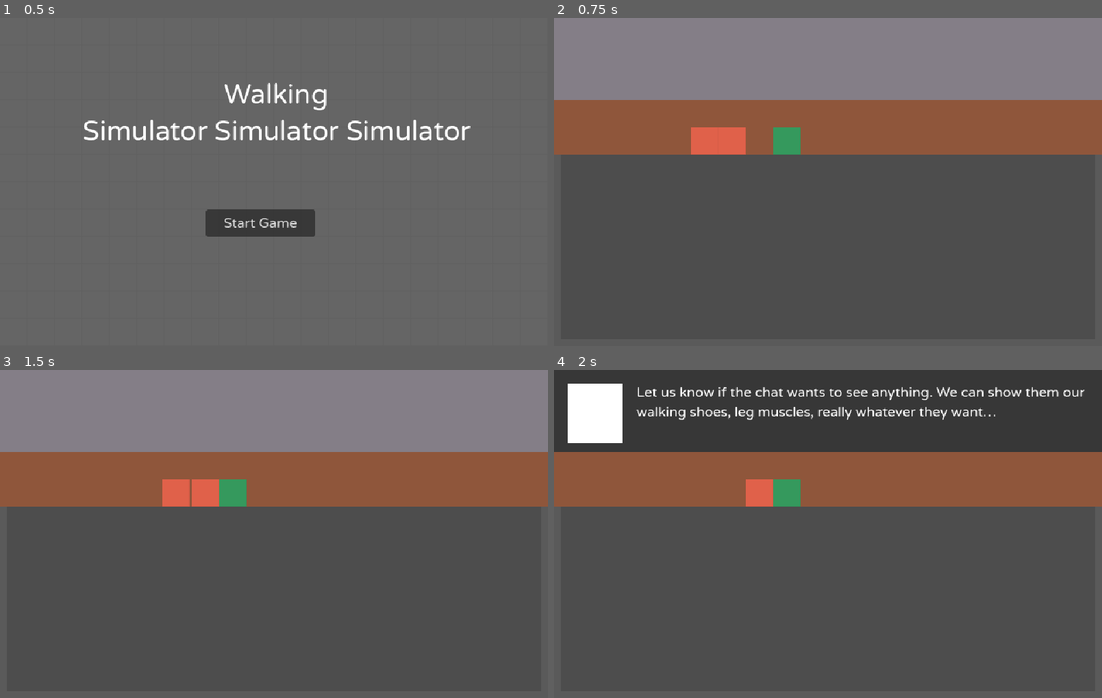
Above: before the commit, frames 1-4 (two rows, left to right).
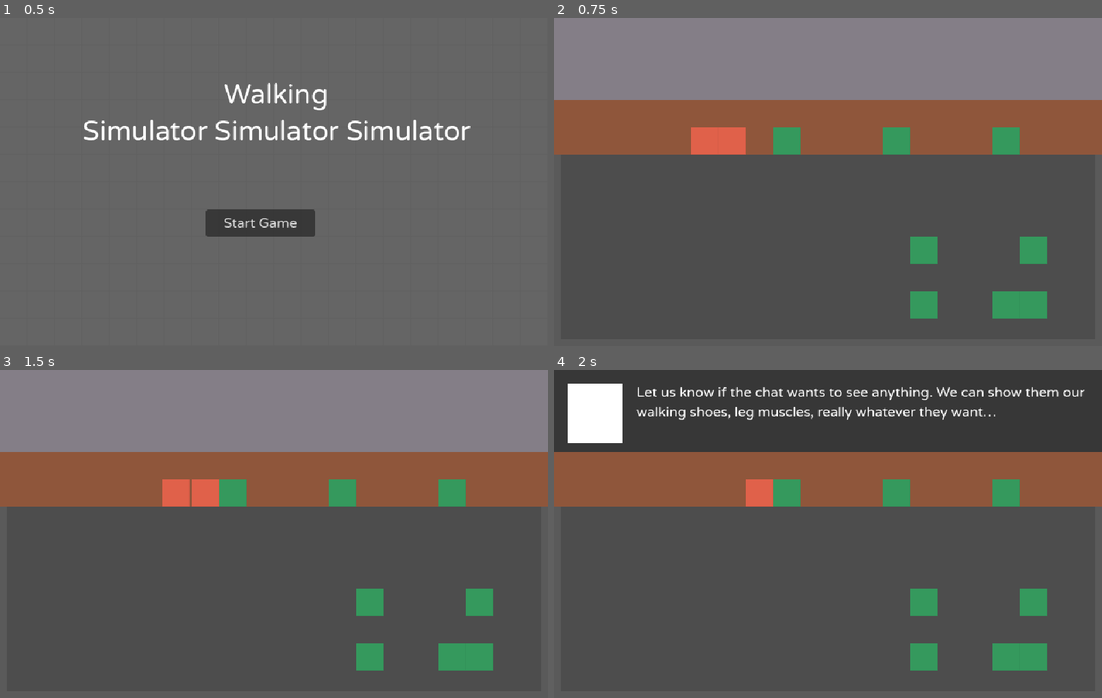
Above: after the commit, the same moments.

Repository: strawstack/MinnHax2023
Game: Godot game, scene res://main_menu.tscn
The game is run twice, just before and just after one commit, with the same random seed, the same clock (stepped at 60 frames per second) and the same inputs.
Inputs:
- Up to frame 1 (0.5 s): no input
- Up to frame 2 (0.75 s): click "Start Game" at 0.5 s
- Up to frame 3 (1.5 s): tap Enter (action) at 1.25, 1.35 s; hold Right (right) from 1.28 s (still down)
- Up to frame 4 (2 s): keep holding Right (right)

Frame 1 is identical in both runs. In frame 2, 2.9% of the frame differs, in the area x 60-90%, y 33-92%; in frame 3, 2.9%; in frame 4, 2.9%.
Error in both runs: Invalid call. Nonexistent function 'size' in base 'Nil'. (res://CanvasLayer.gd:106)

Commit message:
Fix up json files. Add one more audio file, and add clip names to json

Diff:
--- a/MinnMaxGodot/events/afterIce/data.json
+++ b/MinnMaxGodot/events/afterIce/data.json
@@ -1,9 +1,14 @@
 {
 	"data": [
 		{
+			"type": "function",
+			"name": "switch",
+			"value": "ben"
+		},
+		{
 			"type": "achievement",
 			"name": "Power Slide",
-			"value": "[clip name]"
+			"value": "tennis_shoes.mp3"
 		},
 		{
 			"type": "text",
--- /dev/null
+++ b/MinnMaxGodot/events/afterIce2/data.json
@@ -0,0 +1,19 @@
+{
+	"data": [
+		{
+			"type": "function",
+			"name": "switch",
+			"value": "leo"
+		},
+		{
+			"type": "function",
+			"name": "seperate",
+			"value": false
+		},
+		{
+			"type": "text",
+			"name": "ben",
+			"value": "Haha, smooth!"
+		}
+	]
+}
--- a/MinnMaxGodot/events/afterLog/data.json
+++ b/MinnMaxGodot/events/afterLog/data.json
@@ -10,8 +10,13 @@
 			"name": "move",
 			"value": {
 				"name": "leo",
-				"points": ["point_name"]
+				"points": ["after_log"]
 			}
+		},
+		{
+			"type": "function",
+			"name": "seperate",
+			"value": false
 		},
 		{
 			"type": "text",
@@ -56,7 +61,7 @@
 		{
 			"type": "achievement",
 			"name": "Don't drink in the winter.",
-			"value": "[clip name]"
+			"value": "drink_in_winter.mp3"
 		},
 		{
 			"type": "text",
--- a/MinnMaxGodot/events/atLookout/data.json
+++ b/MinnMaxGodot/events/atLookout/data.json
@@ -3,66 +3,88 @@
 		{
 			"type": "text",
 			"name": "ben",
-			"value": "message"
+			"value": "Leo, are you seeing what I'm seeing?"
 		},
 		{
 			"type": "text",
 			"name": "leo",
-			"value": "message"
+			"value": "Yeah, is that going to show up on the camera? Janet, can you see cool stuff here?"
 		},
 		{
 			"type": "text",
 			"name": "janet",
-			"value": "message"
+			"value": "I see trees…"
 		},
 		{
 			"type": "text",
 			"name": "leo",
-			"value": "message"
+			"value": "I love that Louis Armstrong song."
 		},
 		{
 			"type": "text",
 			"name": "janet",
-			"value": "message"
+			"value": "Haha."
 		},
 		{
 			"type": "text",
 			"name": "ben",
-			"value": "message"
+			"value": "Across the river there's a little, uh, what do you call it, inlet, but people put a silly monster face on it. Okay, can you see that? Way over there?"
 		},
 		{
 			"type": "text",
 			"name": "janet",
-			"value": "message"
+			"value": "Umm, not quite."
 		},
 		{
 			"type": "text",
 			"name": "ben",
-			"value": "message"
+			"value": "Everybody digitally zoom in."
 		},
 		{
 			"type": "function",
 			"name": "camera",
 			"value": {
-				"to": "point_name"
+				"to": "point_name",
+				"speed": 1000
 			}
 		},
 		{
 			"type": "function",
 			"name": "zoom",
 			"value": {
-				"to": 2
+				"to": 2,
+				"speed": 1000
+			}
+		},
+		{
+			"type": "function",
+			"name": "zoom",
+			"value": {
+				"to": 1,
+				"speed": 1000
+			}
+		},
+		{
+			"type": "function",
+			"name": "camera",
+			"value": {
+				"to": "character"
 			}
 		},
 		{
 			"type": "achievement",
 			"name": "Well.. we tried.",
-			"value": "[clip name]"
+			"value": "we_tried.mp3"
 		},
 		{
 			"type": "text",
 			"name": "ben",
 			"value": "Well… we tried. It’s probably the coolest thing you could possibly imagine."
+		},
+		{
+			"type": "function",
+			"name": "switch",
+			"value": "ben"
 		}
 	]
 }
--- a/MinnMaxGodot/events/atTheFence/data.json
+++ b/MinnMaxGodot/events/atTheFence/data.json
@@ -8,7 +8,7 @@
 		{
 			"type": "achievement",
 			"name": "Bring your spray paint.",
-			"value": "[clip name]"
+			"value": "spray_paint.mp3"
 		},
 		{
 			"type": "text",
--- a/MinnMaxGodot/events/atTheFire/data.json
+++ b/MinnMaxGodot/events/atTheFire/data.json
@@ -2,19 +2,35 @@
 	"data": [
 		{
 			"type": "function",
-			"name": "fire",
+			"name": "cutscene",
+			"value": "fire"
+		},
+		{
+			"type": "function",
+			"name": "seperate",
+			"value": true
+		},
+		{
+			"type": "function",
+			"name": "move",
 			"value": {
-				"from": "point_name",
-				"to": "point_name",
-				"speed": 1000
+				"name": "ben",
+				"points": ["ben_chair"]
+			}
+		},
+		{
+			"type": "function",
+			"name": "move",
+			"value": {
+				"name": "leo",
+				"points": ["leo_chair"]
 			}
 		},
 		{
 			"type": "function",
 			"name": "camera",
 			"value": {
-				"from": "point_name",
-				"to": "point_name",
+				"to": "house_over_water",
 				"speed": 1000
 			}
 		},
@@ -27,8 +43,7 @@
 			"type": "function",
 			"name": "camera",
 			"value": {
-				"from": "point_name",
-				"to": "point_name",
+				"to": "character",
 				"speed": 1000
 			}
 		},
@@ -40,12 +55,43 @@
 		{
 			"type": "achievement",
 			"name": "Rich as Hell.",
-			"value": "[clip name]"
+			"value": "hella_rich.mp3"
 		},
 		{
 			"type": "text",
 			"name": "janet",
 			"value": "Oh, hell yeah cause they're rich as hell; they're, yeah, they're ridiculously rich."
+		},
+		{
+			"type": "function",
+			"name": "cutscene",
+			"value": "fire_ends"
+		},
+		{
+			"type": "function",
+			"name": "move",
+			"value": {
+				"name": "ben",
+				"points": ["after_fire_ben"]
+			}
+		},
+		{
+			"type": "function",
+			"name": "move",
+			"value": {
+				"name": "leo",
+				"points": ["after_fire_leo"]
+			}
+		},
+		{
+			"type": "function",
+			"name": "seperate",
+			"value": false
+		},
+		{
+			"type": "function",
+			"name": "switch",
+			"value": "leo"
 		}
 	]
 }
--- a/MinnMaxGodot/events/atTheLake/data.json
+++ b/MinnMaxGodot/events/atTheLake/data.json
@@ -23,7 +23,7 @@
 		{
 			"type": "achievement",
 			"name": "Smell that Mississip.",
-			"value": "[clip name]"
+			"value": "smell_that.mp3"
 		},
 		{
 			"type": "text",
--- a/MinnMaxGodot/events/atTheLog/data.json
+++ b/MinnMaxGodot/events/atTheLog/data.json
@@ -61,9 +61,19 @@
 			"value": "No you're not. You’re not several miles. You’re like maybe one haha."
 		},
 		{
+			"type": "function",
+			"name": "switch",
+			"value": "ben"
+		},
+		{
+			"type": "function",
+			"name": "seperate",
+			"value": true
+		},
+		{
 			"type": "achievement",
 			"name": "Do the Alone thing.",
-			"value": "[clip name]"
+			"value": "alone_thing.mp3"
 		},
 		{
 			"type": "text",
--- a/MinnMaxGodot/events/atTheStairs/data.json
+++ b/MinnMaxGodot/events/atTheStairs/data.json
@@ -1,14 +1,32 @@
 {
 	"data": [
 		{
+			"type": "function",
+			"name": "move",
+			"value": {
+				"name": "leo",
+				"points": ["the_stairs"]
+			}
+		},
+		{
 			"type": "achievement",
 			"name": "Hero!",
-			"value": "[clip name]"
+			"value": "what_a_hero.mp3"
 		},
 		{
 			"type": "text",
 			"name": "ben",
 			"value": "What a hero!"
+		},
+		{
+			"type": "function",
+			"name": "seperate",
+			"value": false
+		},
+		{
+			"type": "function",
+			"name": "switch",
+			"value": "leo"
 		},
 		{
 			"type": "text",
--- a/MinnMaxGodot/events/atTheTop/data.json
+++ b/MinnMaxGodot/events/atTheTop/data.json
@@ -3,12 +3,17 @@
 		{
 			"type": "achievement",
 			"name": "The bombs haven’t touched here.",
-			"value": "[clip name]"
+			"value": "bombs_havent_touched.mp3"
 		},
 		{
 			"type": "text",
 			"name": "leo",
 			"value": "The bombs haven’t touched here. We made it!"
+		},
+		{
+			"type": "function",
+			"name": "switch",
+			"value": "ben"
 		}
 	]
 }
--- a/MinnMaxGodot/events/atTheTurn/data.json
+++ b/MinnMaxGodot/events/atTheTurn/data.json
@@ -39,6 +39,11 @@
 			"type": "text",
 			"name": "leo",
 			"value": "Let's get vertical!"
+		},
+		{
+			"type": "function",
+			"name": "switch",
+			"value": "leo"
 		}
 	]
 }
--- a/MinnMaxGodot/events/beforeMaze/data.json
+++ b/MinnMaxGodot/events/beforeMaze/data.json
@@ -13,7 +13,7 @@
 		{
 			"type": "achievement",
 			"name": "We’re infallible.",
-			"value": "[clip name]"
+			"value": "infalable.mp3"
 		},
 		{
 			"type": "text",
--- a/MinnMaxGodot/events/caveBlumpo/data.json
+++ b/MinnMaxGodot/events/caveBlumpo/data.json
@@ -23,7 +23,7 @@
 		{
 			"type": "achievement",
 			"name": "ach_name",
-			"value": "[clip name]"
+			"value": "blumbo.mp3"
 		},
 		{
 			"type": "text",
--- a/MinnMaxGodot/events/caveGraffiti/data.json
+++ b/MinnMaxGodot/events/caveGraffiti/data.json
@@ -63,7 +63,7 @@
 		{
 			"type": "achievement",
 			"name": "This cave is for the people.",
-			"value": "[clip name]"
+			"value": "cave_for_people.mp3"
 		},
 		{
 			"type": "text",
--- a/MinnMaxGodot/events/dairyQueen/data.json
+++ b/MinnMaxGodot/events/dairyQueen/data.json
@@ -18,7 +18,12 @@
 		{
 			"type": "achievement",
 			"name": "Cotton Candy Blizzard!",
-			"value": "[clip name]"
+			"value": "small_cotton.mp3"
+		},
+		{
+			"type": "function",
+			"name": "seperate",
+			"value": true
 		},
 		{
 			"type": "text",
--- a/MinnMaxGodot/events/entranceToCave/data.json
+++ b/MinnMaxGodot/events/entranceToCave/data.json
@@ -9,6 +9,11 @@
 			"type": "text",
 			"name": "leo",
 			"value": "Woah!"
+		},
+		{
+			"type": "function",
+			"name": "switch",
+			"value": "leo"
 		}
 	]
 }
--- a/MinnMaxGodot/events/halfwayToIceCave/data.json
+++ b/MinnMaxGodot/events/halfwayToIceCave/data.json
@@ -8,7 +8,7 @@
 		{
 			"type": "achievement",
 			"name": "Initialize Sport Mode.",
-			"value": "[clip name]"
+			"value": "sport_mode.mp3"
 		},
 		{
 			"type": "text",
@@ -49,6 +49,11 @@
 			"type": "text",
 			"name": "ben",
 			"value": "That’s right... it’s a little easter egg for everybody."
+		},
+		{
+			"type": "function",
+			"name": "switch",
+			"value": "ben"
 		}
 	]
 }
--- a/MinnMaxGodot/events/halfwayToTurn/data.json
+++ b/MinnMaxGodot/events/halfwayToTurn/data.json
@@ -18,7 +18,7 @@
 		{
 			"type": "achievement",
 			"name": "crocking it and rocking it",
-			"value": "[clip name]"
+			"value": "crock_and_rock.mp3"
 		},
 		{
 			"type": "text",
--- a/MinnMaxGodot/events/icePath/data.json
+++ b/MinnMaxGodot/events/icePath/data.json
@@ -29,6 +29,16 @@
 			"type": "text",
 			"name": "leo",
 			"value": "Let’s see how this goes!"
+		},
+		{
+			"type": "function",
+			"name": "switch",
+			"value": "leo"
+		},
+		{
+			"type": "function",
+			"name": "seperate",
+			"value": true
 		}
 	]
 }
--- a/MinnMaxGodot/events/outsideCave/data.json
+++ b/MinnMaxGodot/events/outsideCave/data.json
@@ -43,7 +43,7 @@
 		{
 			"type": "achievement",
 			"name": "Hold the Camera.",
-			"value": "[clip name]"
+			"value": "camera_spin.mp3"
 		},
 		{
 			"type": "text",
--- a/MinnMaxGodot/events/overByLeo/data.json
+++ b/MinnMaxGodot/events/overByLeo/data.json
@@ -1,5 +1,10 @@
 {
 	"data": [
+		{
+			"type": "function",
+			"name": "seperate",
+			"value": false
+		},
 		{
 			"type": "text",
 			"name": "ben",
@@ -8,7 +13,7 @@
 		{
 			"type": "achievement",
 			"name": "See ya later!",
-			"value": "[clip name]"
+			"value": "bye.mp3"
 		},
 		{
 			"type": "text",
@@ -22,18 +27,20 @@
 		},
 		{
 			"type": "function",
-			"name": "fade",
-			"value": 1000
+			"name": "cutscene",
+			"value": "fade"
 		},
 		{
 			"type": "achievement",
 			"name": "Rob the DQ.",
-			"value": "[clip name]"
+			"value": "card.mp3"
 		},
 		{
 			"type": "function",
 			"name": "start",
-			"value": 4000
+			"value": {
+				"delay": 4000
+			}
 		}
 	]
 }
--- a/MinnMaxGodot/events/start/data.json
+++ b/MinnMaxGodot/events/start/data.json
@@ -18,7 +18,7 @@
 		{
 			"type": "achievement",
 			"name": "Walkin' MinnMax Style",
-			"value": "[clip name]"
+			"value": "walk_minnmax_style.mp3"
 		},
 		{
 			"type": "text",
--- a/MinnMaxGodot/events/template/data.json
+++ b/MinnMaxGodot/events/template/data.json
@@ -9,15 +9,27 @@
 			"type": "function",
 			"name": "camera",
 			"value": {
-				"from": "point_name",
-				"to": "point_name",
+				"to": "point_name/character",
 				"speed": 1000
 			}
 		},
 		{
-			"type": "move",
-			"name": "ben",
-			"value": ["point_name"]
+			"type": "function",
+			"name": "seperate",
+			"value": true
+		},
+		{
+			"type": "function",
+			"name": "switch",
+			"value": "leo"
+		},
+		{
+			"type": "function",
+			"name": "move",
+			"value": {
+				"name": "ben",
+				"points": ["point_name"]
+			}
 		},
 		{
 			"type": "achievement",
--- a/MinnMaxGodot/events/theHill/data.json
+++ b/MinnMaxGodot/events/theHill/data.json
@@ -46,9 +46,14 @@
 			"value": "Good job Leo, but, in the future, you ask ‘what's your budget’; never tell them the rate right away haha."
 		},
 		{
+			"type": "function",
+			"name": "seperate",
+			"value": true
+		},
+		{
 			"type": "achievement",
 			"name": "Go Sonic Go!",
-			"value": "[clip name]"
+			"value": "go_sonic.mp3"
 		},
 		{
 			"type": "text",
--- /dev/null
+++ b/MinnMaxGodot/events/topForestHill/data.json
@@ -0,0 +1,9 @@
+{
+	"data": [
+		{
+			"type": "function",
+			"name": "switch",
+			"value": "ben"
+		}
+	]
+}
--- a/MinnMaxGodot/main.tscn
+++ b/MinnMaxGodot/main.tscn
@@ -78,7 +78,8 @@
 theme = ExtResource("2_1g25m")
 text = "Sample dialogue this could be long. I should keep writting to fill the whole space in order to make sure everything wraps correctly and to test how much text can fit in this space before we need to add..."
 autowrap_mode = 2
-visible_ratio = -0.00490196
+visible_characters = 0
+visible_ratio = 0.0
 
 [node name="textBoxRight" type="Node2D" parent="CanvasLayer"]
 visible = false
@@ -241,4 +242,207 @@
 modulate = Color(0.207843, 0.6, 0.364706, 1)
 texture = ExtResource("1_sodhu")
 
+[node name="atTheTurn" type="Node2D" parent="tags"]
+position = Vector2(400, 144)
+
+[node name="Sprite2D" type="Sprite2D" parent="tags/atTheTurn"]
+modulate = Color(0.207843, 0.6, 0.364706, 1)
+texture = ExtResource("1_sodhu")
+
+[node name="halfwayDownPath" type="Node2D" parent="tags"]
+position = Vector2(528, 144)
+
+[node name="Sprite2D" type="Sprite2D" parent="tags/halfwayDownPath"]
+modulate = Color(0.207843, 0.6, 0.364706, 1)
+texture = ExtResource("1_sodhu")
+
+[node name="atTheFence" type="Node2D" parent="tags"]
+position = Vector2(656, 144)
+
+[node name="Sprite2D" type="Sprite2D" parent="tags/atTheFence"]
+modulate = Color(0.207843, 0.6, 0.364706, 1)
+texture = ExtResource("1_sodhu")
+
+[node name="halfwayFenceToLake" type="Node2D" parent="tags"]
+position = Vector2(784, 144)
+
+[node name="Sprite2D" type="Sprite2D" parent="tags/halfwayFenceToLake"]
+modulate = Color(0.207843, 0.6, 0.364706, 1)
+texture = ExtResource("1_sodhu")
+
+[node name="atTheLake" type="Node2D" parent="tags"]
+position = Vector2(912, 144)
+
+[node name="Sprite2D" type="Sprite2D" parent="tags/atTheLake"]
+modulate = Color(0.207843, 0.6, 0.364706, 1)
+texture = ExtResource("1_sodhu")
+
+[node name="halfwayToIceCave" type="Node2D" parent="tags"]
+position = Vector2(1040, 144)
+
+[node name="Sprite2D" type="Sprite2D" parent="tags/halfwayToIceCave"]
+modulate = Color(0.207843, 0.6, 0.364706, 1)
+texture = ExtResource("1_sodhu")
+
+[node name="entranceToCave" type="Node2D" parent="tags"]
+position = Vector2(1040, 272)
+
+[node name="Sprite2D" type="Sprite2D" parent="tags/entranceToCave"]
+modulate = Color(0.207843, 0.6, 0.364706, 1)
+texture = ExtResource("1_sodhu")
+
+[node name="caveGraffiti" type="Node2D" parent="tags"]
+position = Vector2(944, 272)
+
+[node name="Sprite2D" type="Sprite2D" parent="tags/caveGraffiti"]
+modulate = Color(0.207843, 0.6, 0.364706, 1)
+texture = ExtResource("1_sodhu")
+
+[node name="caveBlumpo" type="Node2D" parent="tags"]
+position = Vector2(816, 272)
+
+[node name="Sprite2D" type="Sprite2D" parent="tags/caveBlumpo"]
+modulate = Color(0.207843, 0.6, 0.364706, 1)
+texture = ExtResource("1_sodhu")
+
+[node name="outsideCave" type="Node2D" parent="tags"]
+position = Vector2(688, 272)
+
+[node name="Sprite2D" type="Sprite2D" parent="tags/outsideCave"]
+modulate = Color(0.207843, 0.6, 0.364706, 1)
+texture = ExtResource("1_sodhu")
+
+[node name="atLookout" type="Node2D" parent="tags"]
+position = Vector2(560, 272)
+
+[node name="Sprite2D" type="Sprite2D" parent="tags/atLookout"]
+modulate = Color(0.207843, 0.6, 0.364706, 1)
+texture = ExtResource("1_sodhu")
+
+[node name="atCliff" type="Node2D" parent="tags"]
+position = Vector2(432, 272)
+
+[node name="Sprite2D" type="Sprite2D" parent="tags/atCliff"]
+modulate = Color(0.207843, 0.6, 0.364706, 1)
+texture = ExtResource("1_sodhu")
+
+[node name="icePath" type="Node2D" parent="tags"]
+position = Vector2(432, 336)
+
+[node name="Sprite2D" type="Sprite2D" parent="tags/icePath"]
+modulate = Color(0.207843, 0.6, 0.364706, 1)
+texture = ExtResource("1_sodhu")
+
+[node name="afterIce" type="Node2D" parent="tags"]
+position = Vector2(560, 336)
+
+[node name="Sprite2D" type="Sprite2D" parent="tags/afterIce"]
+modulate = Color(0.207843, 0.6, 0.364706, 1)
+texture = ExtResource("1_sodhu")
+
+[node name="afterIce2" type="Node2D" parent="tags"]
+position = Vector2(528, 336)
+
+[node name="Sprite2D" type="Sprite2D" parent="tags/afterIce2"]
+modulate = Color(0.207843, 0.6, 0.364706, 1)
+texture = ExtResource("1_sodhu")
+
+[node name="theHill" type="Node2D" parent="tags"]
+position = Vector2(688, 336)
+
+[node name="Sprite2D" type="Sprite2D" parent="tags/theHill"]
+modulate = Color(0.207843, 0.6, 0.364706, 1)
+texture = ExtResource("1_sodhu")
+
+[node name="halfwayUpHill" type="Node2D" parent="tags"]
+position = Vector2(816, 336)
+
+[node name="Sprite2D" type="Sprite2D" parent="tags/halfwayUpHill"]
+modulate = Color(0.207843, 0.6, 0.364706, 1)
+texture = ExtResource("1_sodhu")
+
+[node name="topForestHill" type="Node2D" parent="tags"]
+position = Vector2(880, 336)
+
+[node name="Sprite2D" type="Sprite2D" parent="tags/topForestHill"]
+modulate = Color(0.207843, 0.6, 0.364706, 1)
+texture = ExtResource("1_sodhu")
+
+[node name="atTheStairs" type="Node2D" parent="tags"]
+position = Vector2(944, 336)
+
+[node name="Sprite2D" type="Sprite2D" parent="tags/atTheStairs"]
+modulate = Color(0.207843, 0.6, 0.364706, 1)
+texture = ExtResource("1_sodhu")
+
+[node name="atTheLog" type="Node2D" parent="tags"]
+position = Vector2(1072, 336)
+
+[node name="Sprite2D" type="Sprite2D" parent="tags/atTheLog"]
+modulate = Color(0.207843, 0.6, 0.364706, 1)
+texture = ExtResource("1_sodhu")
+
+[node name="afterLog" type="Node2D" parent="tags"]
+position = Vector2(1200, 336)
+
+[node name="Sprite2D" type="Sprite2D" parent="tags/afterLog"]
+modulate = Color(0.207843, 0.6, 0.364706, 1)
+texture = ExtResource("1_sodhu")
+
+[node name="beforeMaze" type="Node2D" parent="tags"]
+position = Vector2(1328, 336)
+
+[node name="Sprite2D" type="Sprite2D" parent="tags/beforeMaze"]
+modulate = Color(0.207843, 0.6, 0.364706, 1)
+texture = ExtResource("1_sodhu")
+
+[node name="atTheBeach" type="Node2D" parent="tags"]
+position = Vector2(1456, 336)
+
+[node name="Sprite2D" type="Sprite2D" parent="tags/atTheBeach"]
+modulate = Color(0.207843, 0.6, 0.364706, 1)
+texture = ExtResource("1_sodhu")
+
+[node name="atTheFire" type="Node2D" parent="tags"]
+position = Vector2(1584, 336)
+
+[node name="Sprite2D" type="Sprite2D" parent="tags/atTheFire"]
+modulate = Color(0.207843, 0.6, 0.364706, 1)
+texture = ExtResource("1_sodhu")
+
+[node name="atTheTop" type="Node2D" parent="tags"]
+position = Vector2(1712, 336)
+
+[node name="Sprite2D" type="Sprite2D" parent="tags/atTheTop"]
+modulate = Color(0.207843, 0.6, 0.364706, 1)
+texture = ExtResource("1_sodhu")
+
+[node name="halfwayToDairyQueen" type="Node2D" parent="tags"]
+position = Vector2(1840, 336)
+
+[node name="Sprite2D" type="Sprite2D" parent="tags/halfwayToDairyQueen"]
+modulate = Color(0.207843, 0.6, 0.364706, 1)
+texture = ExtResource("1_sodhu")
+
+[node name="dairyQueen" type="Node2D" parent="tags"]
+position = Vector2(1840, 240)
+
+[node name="Sprite2D" type="Sprite2D" parent="tags/dairyQueen"]
+modulate = Color(0.207843, 0.6, 0.364706, 1)
+texture = ExtResource("1_sodhu")
+
+[node name="atTheWindow" type="Node2D" parent="tags"]
+position = Vector2(1840, 144)
+
+[node name="Sprite2D" type="Sprite2D" parent="tags/atTheWindow"]
+modulate = Color(0.207843, 0.6, 0.364706, 1)
+texture = ExtResource("1_sodhu")
+
+[node name="overByLeo" type="Node2D" parent="tags"]
+position = Vector2(1968, 144)
+
+[node name="Sprite2D" type="Sprite2D" parent="tags/overByLeo"]
+modulate = Color(0.207843, 0.6, 0.364706, 1)
+texture = ExtResource("1_sodhu")
+
 [connection signal="timeout" from="CanvasLayer/achievementBox/upTimer" to="CanvasLayer" method="_on_up_timer_timeout"]
Not shown, added: MinnMaxGodot/eventAudio/what_a_hero.mp3.import
Not shown, added: MinnMaxGodot/eventAudio/what_a_hero.mp3
